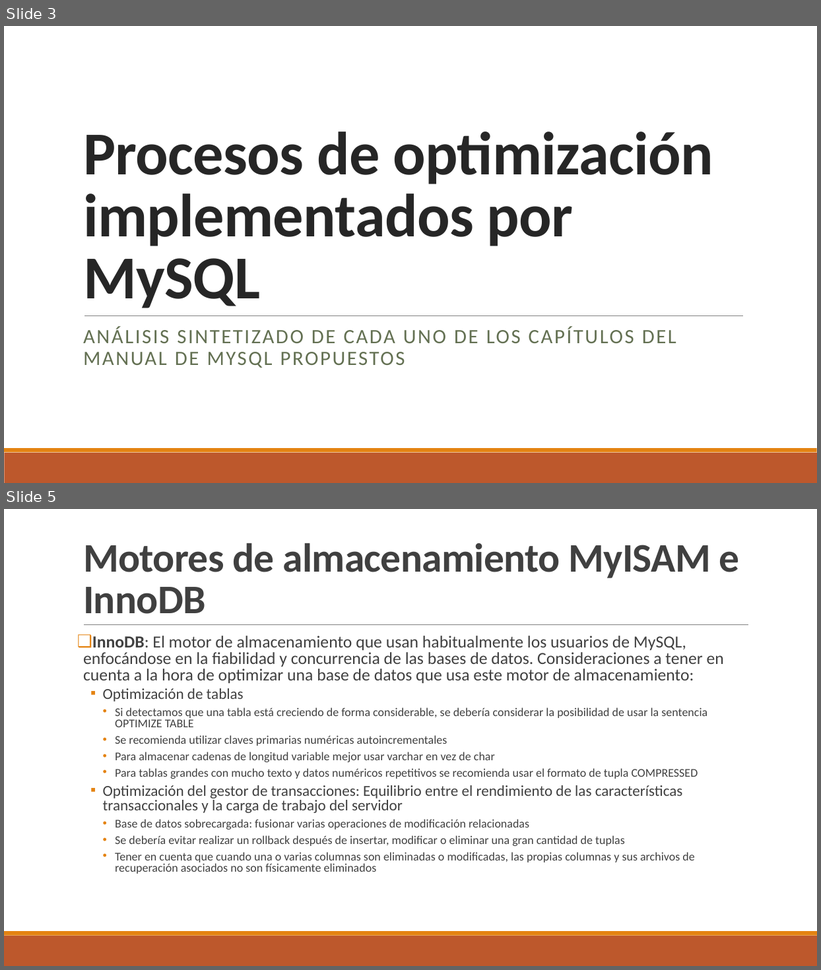
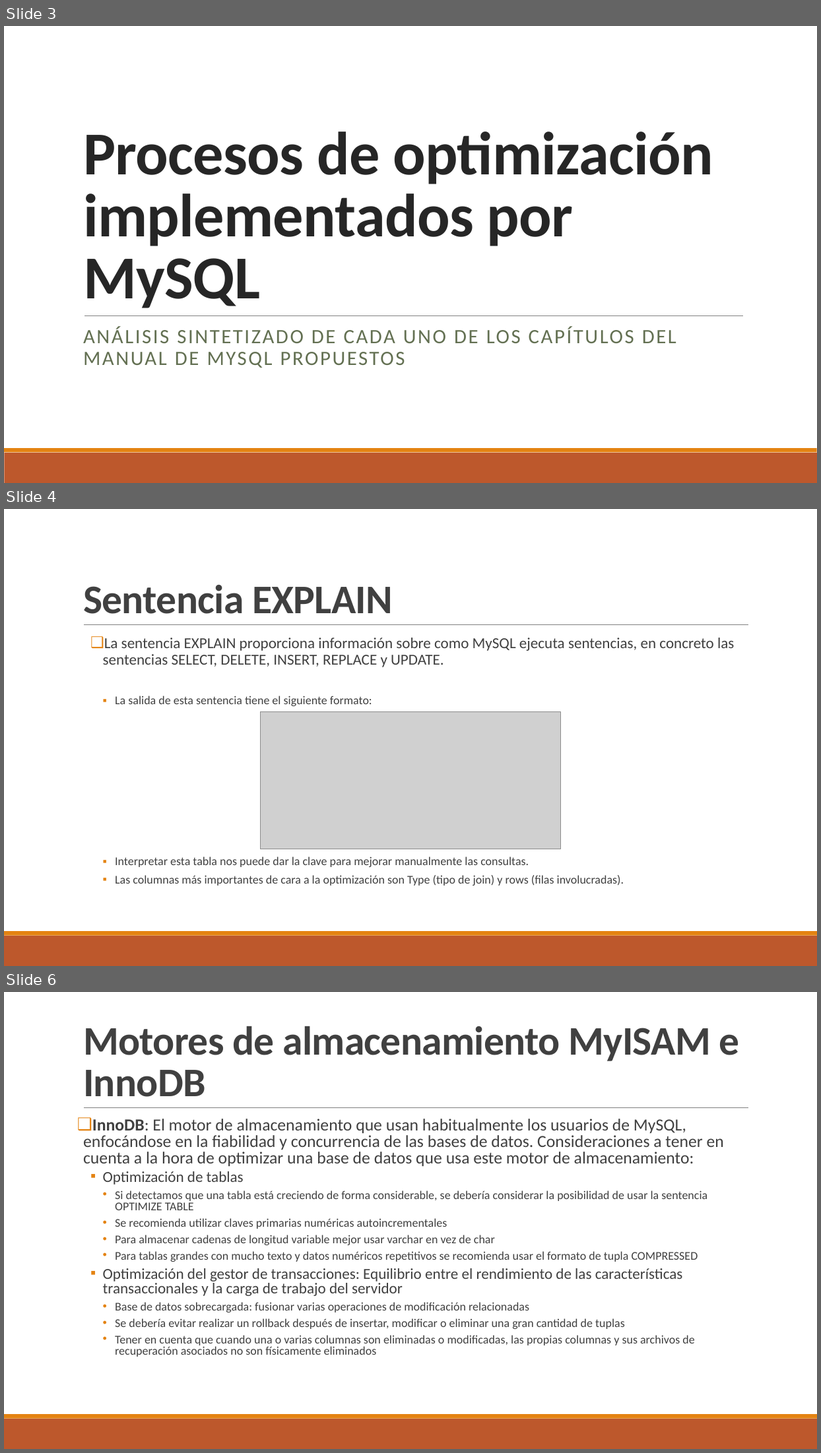
Before and after one commit to GZA1/TrabajoDesarrolloBDII, a slide deck: TrabajoDesarrollo-BDII-GonzaloSenovilla-MiguelVítores.pptx. Shown one above the other, each under a label of ours: slides 3 and 5 before the commit, slides 3, 4 and 6 after it; the slides between them are not shown. The pictures are 821x970 and 821x1453 pixels, drawn with LibreOffice and Linux fonts; fonts in the diff are those of the drawing; grey boxes stand for pictures. Boxes give left, top, right and bottom in pixels: in the first picture for what was removed or moved away, otherwise in the second. Text is boxed around its words. In the diff, an @@ line names an element or a change of style, - is before the commit and + after.

```diff
--- a/TrabajoDesarrollo-BDII-GonzaloSenovilla-MiguelVítores.pptx
+++ b/TrabajoDesarrollo-BDII-GonzaloSenovilla-MiguelVítores.pptx
@@ slide 4 added at bbox=[4, 509, 817, 966], background #FFFFFF; not listed: 3 template elements that a slide beside it also shows @@
@@ title added at bbox=[83, 585, 393, 614], 48 pt, text #404040, bold @@
+Sentencia EXPLAIN
@@ text added at bbox=[103, 638, 734, 886], 14 pt, text #404040 @@
+  ❑ La sentencia EXPLAIN proporciona información sobre como MySQL ejecuta sentencias, en concreto las sentencias SELECT, DELETE, INSERT, REPLACE y UPDATE.
+    ▪ La salida de esta sentencia tiene el siguiente formato:
+    ▪ Interpretar esta tabla nos puede dar la clave para mejorar manualmente las consultas.
+    ▪ Las columnas más importantes de cara a la optimización son Type (tipo de join) y rows (filas involucradas).
@@ picture added at bbox=[261, 712, 560, 850] @@
@@ what was slide 5 is now slide 6 @@
```
Also in this commit, not shown: 2 other slides added, 2 slides removed, 1 other file.
